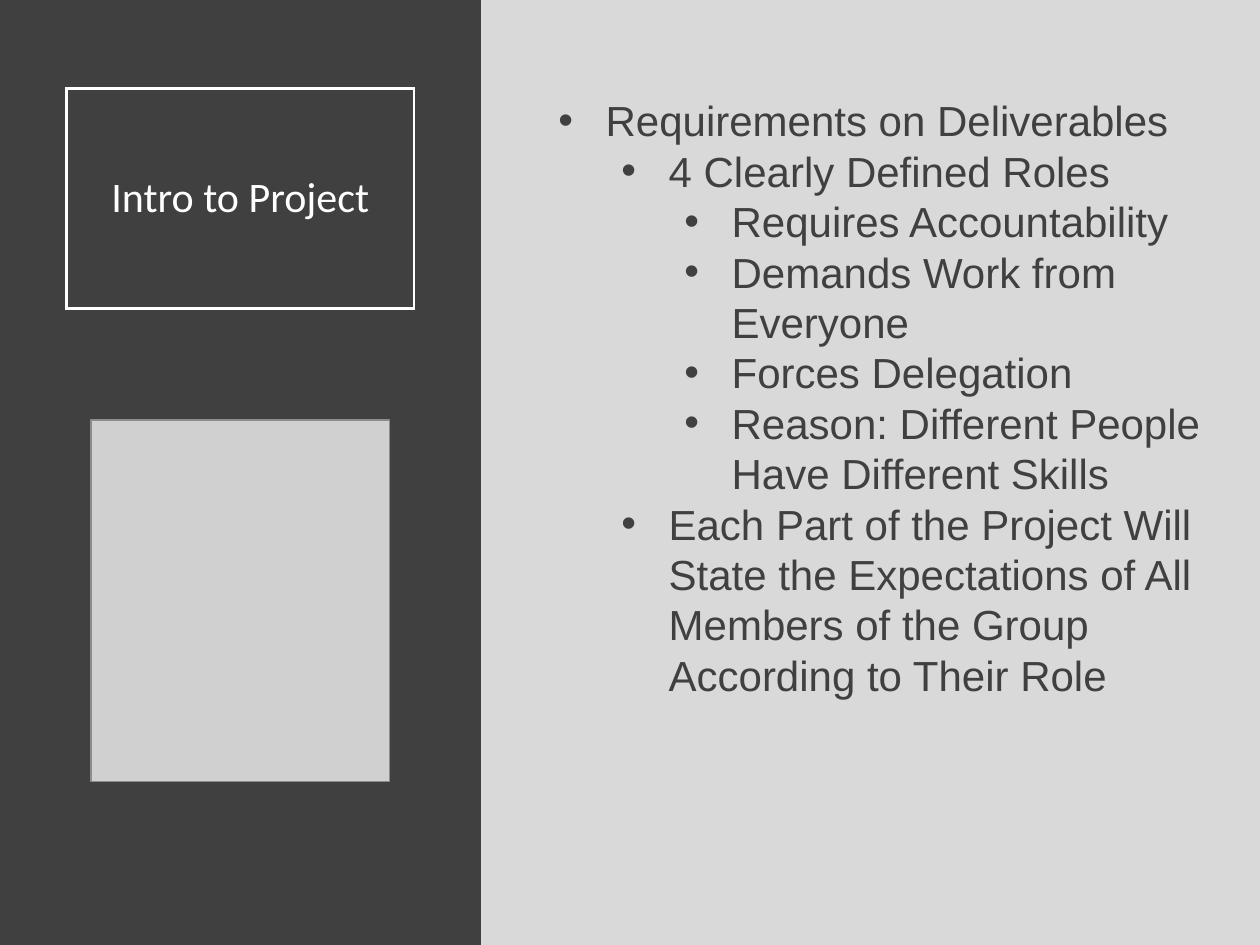
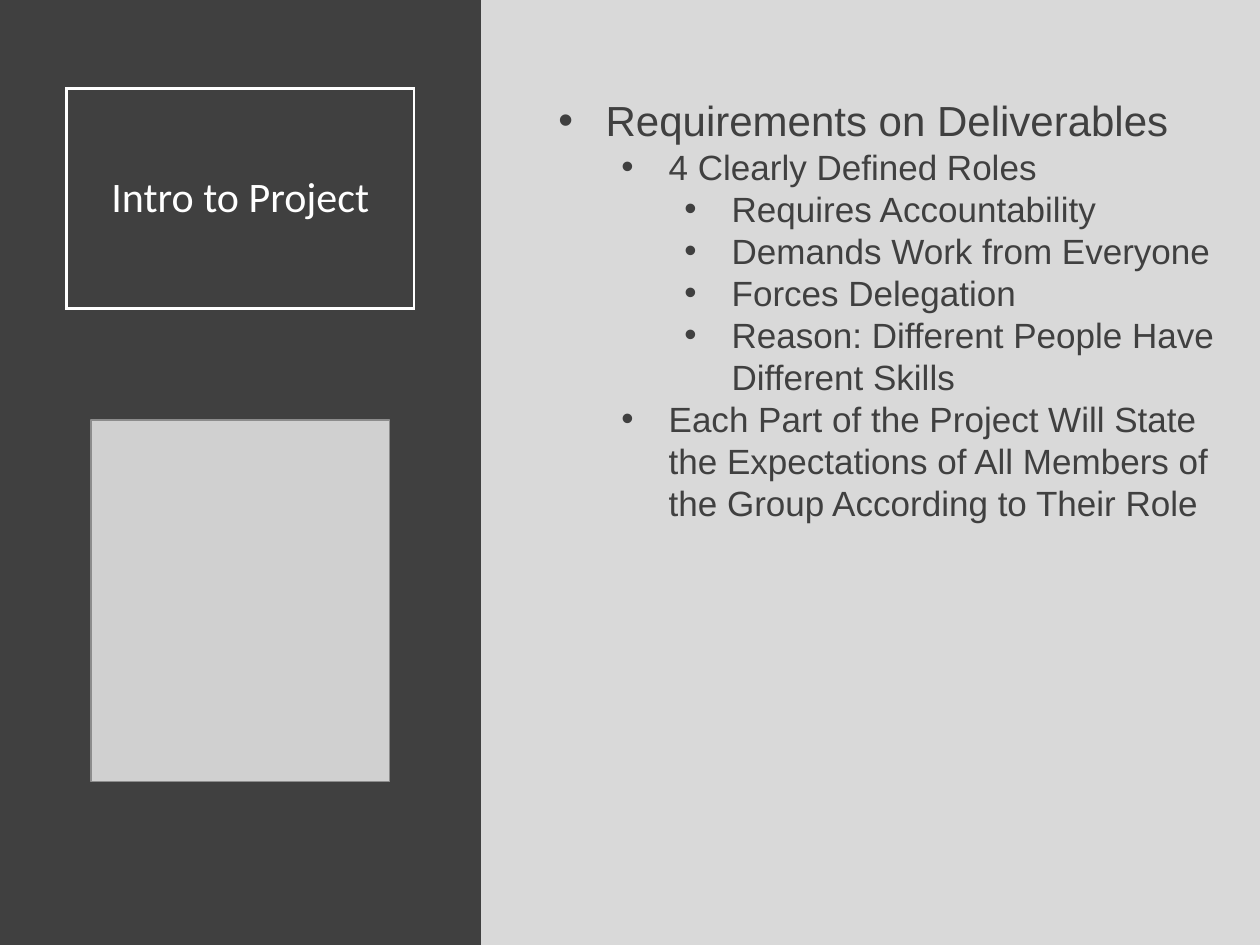
Before and after one commit to SuperMarioGiacomazzo/STOR320_WEBSITE, a slide deck: slide 3 of Lecture/Final Project 1/Final_Project_1_Lecture.pptx. Drawn at 1260x945 pixels with LibreOffice and Linux fonts; fonts in the diff are those of the drawing; grey boxes stand for pictures. Boxes give left, top, right and bottom in pixels: in the first picture for what was removed or moved away, otherwise in the second. Text is boxed around its words. In the diff, an @@ line names an element or a change of style, - is before the commit and + after.

Commit message:
Project Updates

```diff
--- a/Lecture/Final Project 1/Final_Project_1_Lecture.pptx
+++ b/Lecture/Final Project 1/Final_Project_1_Lecture.pptx
@@ text at <box>669,154,1214,523</box>: size 24 to 20 pt in "4 Clearly Defined Roles", "Requires Accountability", "Demands Work from Everyone", "Forces Delegation" and 2 more places @@
```
Also in this commit, not shown: 15 other slides changed, 3 other files.
